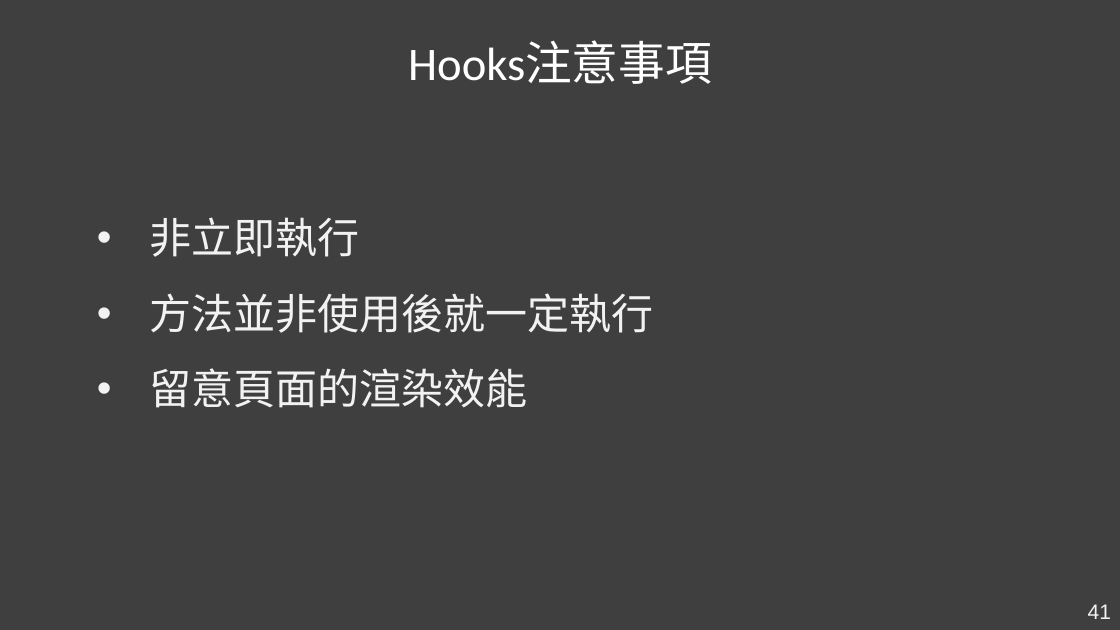
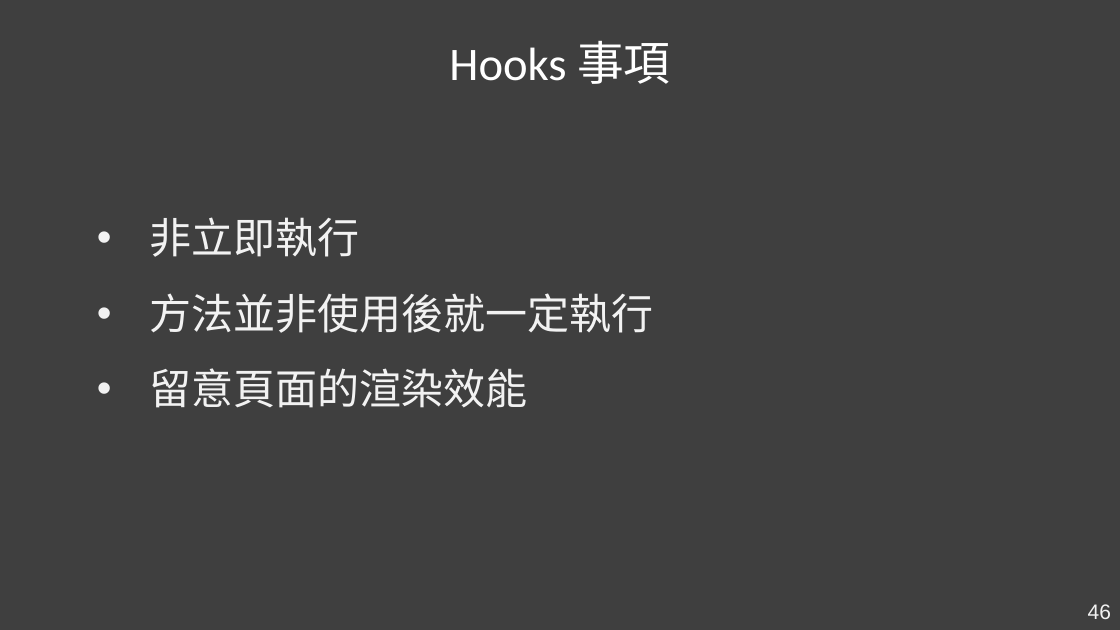
Before and after one commit to Kader-coder/React-Hooks, a slide deck: slide 46 of PPT/React Hooks &.pptx (slide 41 before the commit). Drawn at 1120x630 pixels with LibreOffice and Linux fonts; fonts in the diff are those of the drawing. Boxes give left, top, right and bottom in pixels: in the first picture for what was removed or moved away, otherwise in the second. Text is boxed around its words. In the diff, an @@ line names an element or a change of style, - is before the commit and + after.

```diff
--- a/PPT/React Hooks &.pptx
+++ b/PPT/React Hooks &.pptx
@@ text at box(449, 41, 670, 84): text changed @@
-Hooks注意事項
+Hooks 事項
@@ page number at box(1088, 604, 1111, 619): text changed @@
-41
+46
```
Also in this commit, not shown: 4 other slides changed, 9 slides added, 11 other files.
